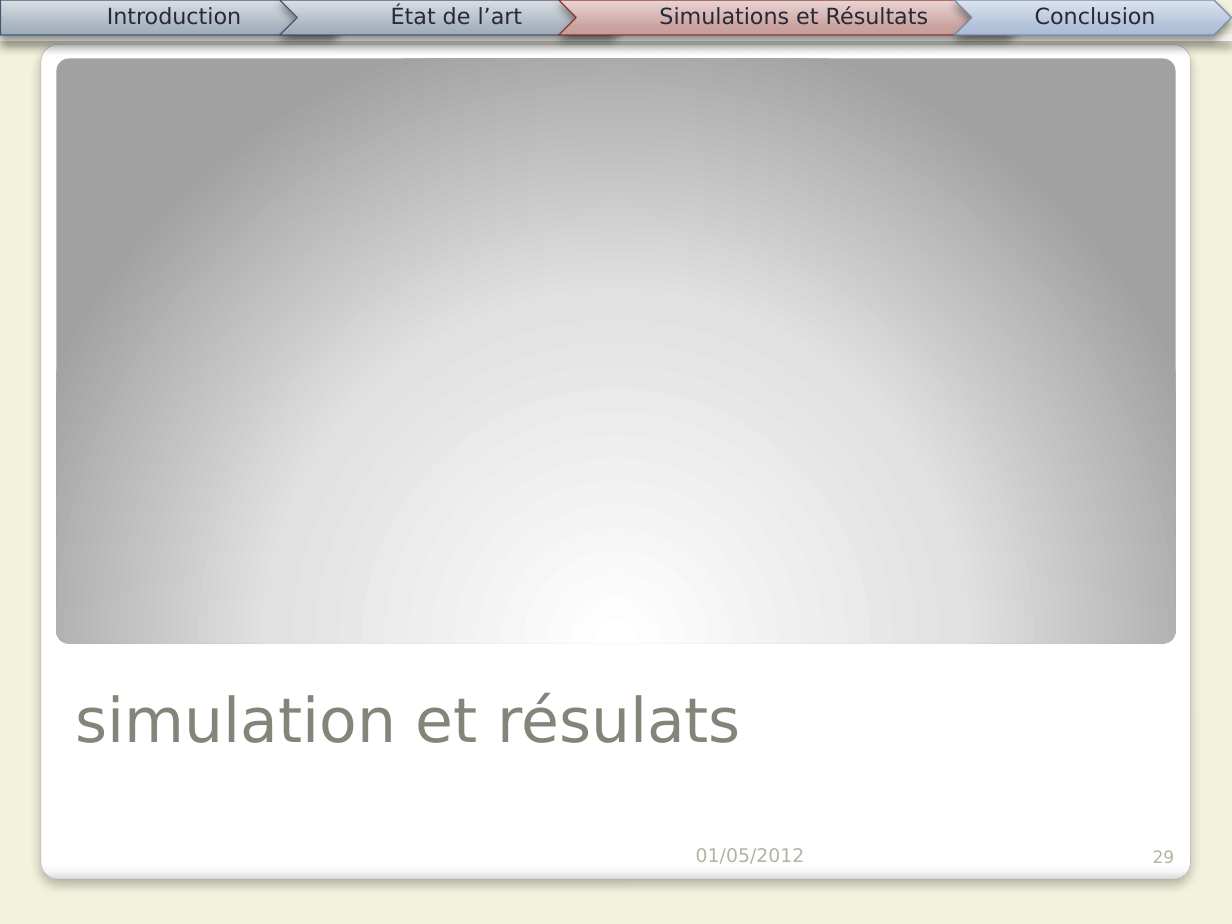
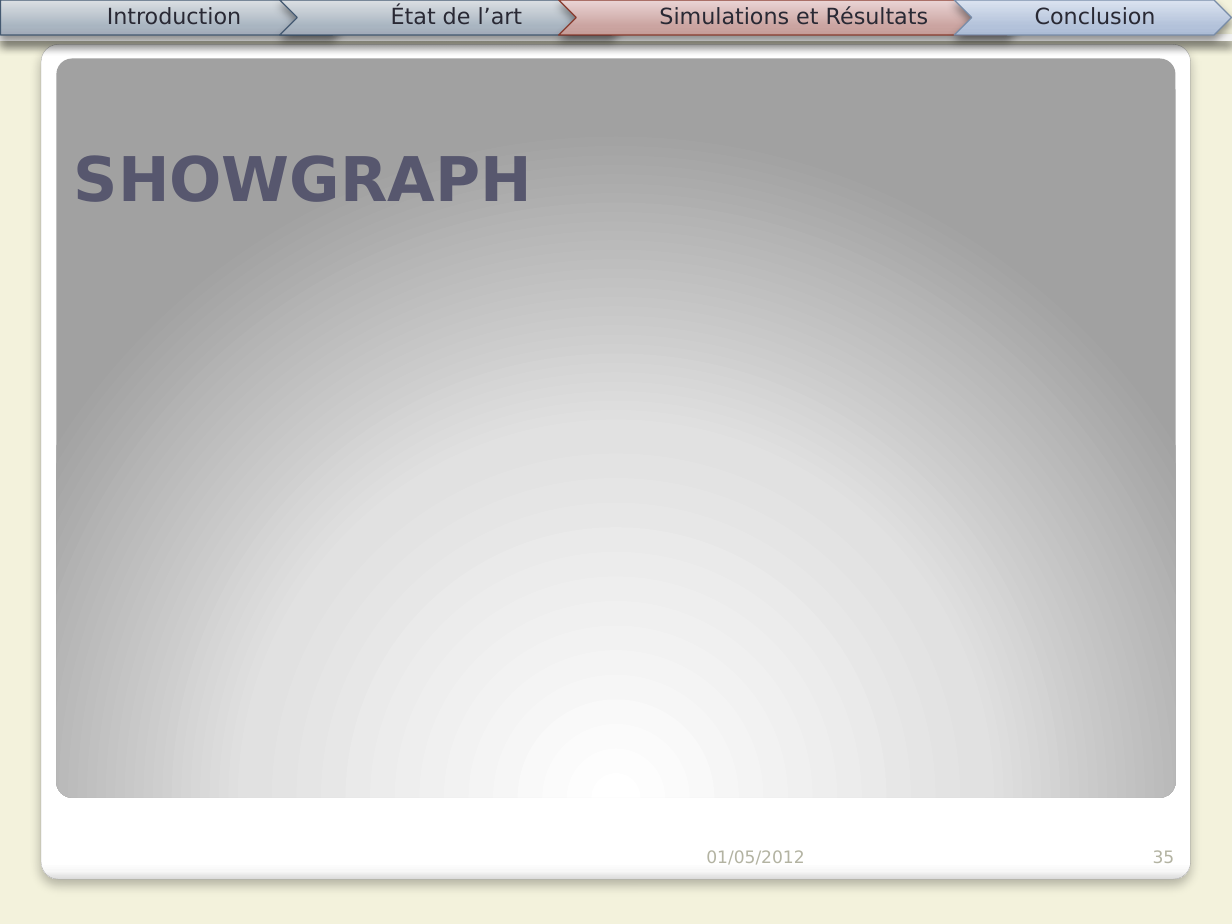
Before and after one commit to Patre/Energy-saving-in-sensors--networks, a slide deck: slide 35 of Redaction/Presentation/pres.pptx (slide 29 before the commit). Drawn at 1232x924 pixels with LibreOffice and Linux fonts; fonts in the diff are those of the drawing. Boxes give left, top, right and bottom in pixels: in the first picture for what was removed or moved away, otherwise in the second. Text is boxed around its words. In the diff, an @@ line names an element or a change of style, - is before the commit and + after.

```diff
--- a/Redaction/Presentation/pres.pptx
+++ b/Redaction/Presentation/pres.pptx
@@ rounded rectangle: place and size @@
-rounded rectangle at box(57, 58, 1175, 643)
+rounded rectangle at box(57, 58, 1175, 797)
@@ title added at box(74, 155, 532, 202), 36 pt, text #57576E, bold @@
+SHOWGRAPH
@@ title removed at box(75, 693, 741, 743) @@
-simulation et résulats
@@ text "01/05/2012" at box(706, 850, 804, 865): size 11 to 10 pt @@
@@ page number at box(1153, 850, 1175, 863): text changed @@
-29
+35
```
Also in this commit, not shown: 23 other slides changed, 1 slide added.
